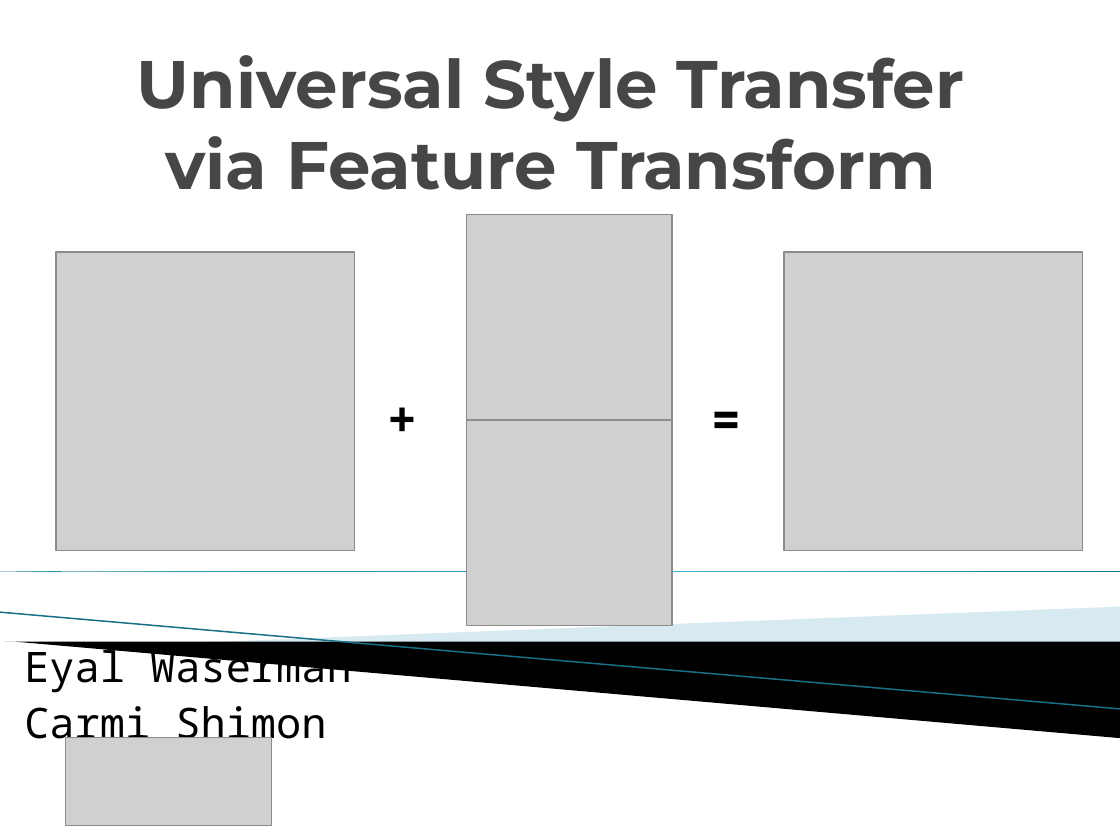
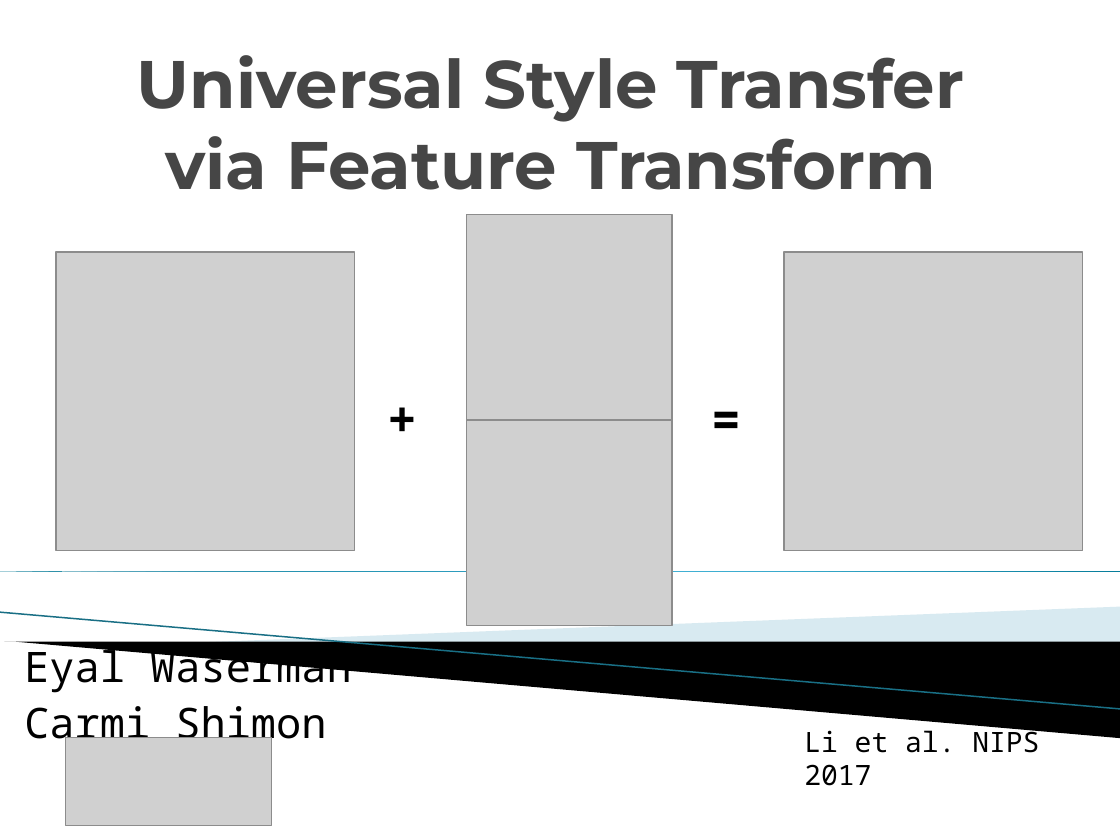
Before and after one commit to eyalw711/universal_style_transfer, a slide deck: slide 1 of ppt/Universal Style transfer via Feature Transform.pptx. Drawn at 1120x840 pixels with LibreOffice and Linux fonts; fonts in the diff are those of the drawing; grey boxes stand for pictures; background and template pictures are left out. Boxes give left, top, right and bottom in pixels: in the first picture for what was removed or moved away, otherwise in the second. Text is boxed around its words. In the diff, an @@ line names an element or a change of style, - is before the commit and + after.

```diff
--- a/ppt/Universal Style transfer via Feature Transform.pptx
+++ b/ppt/Universal Style transfer via Feature Transform.pptx
@@ text added at (804,725,1039,786), 18 pt, text #000000 @@
+Li et al. NIPS 2017
```
Also in this commit, not shown: 1 other slide changed, 1 slide added.
